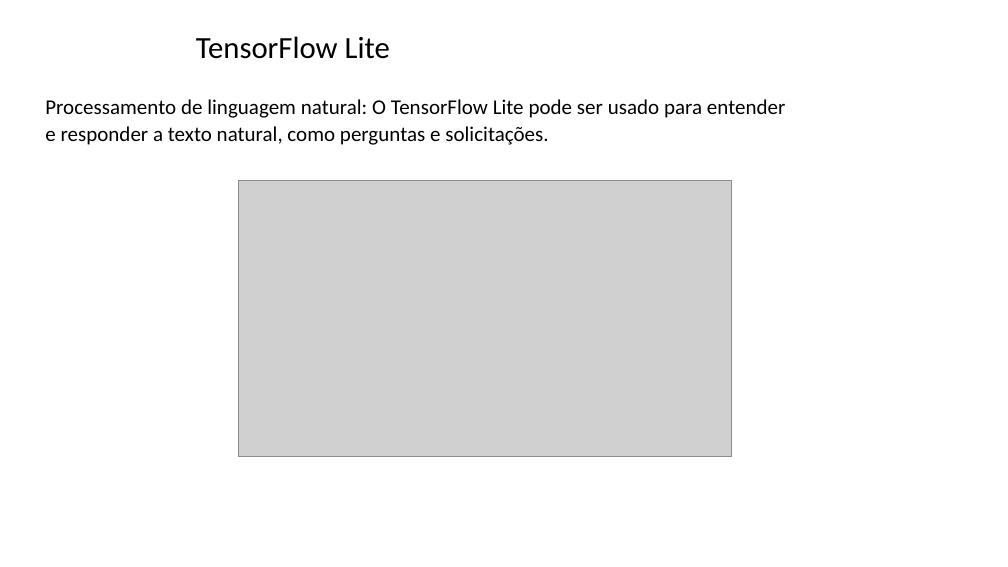
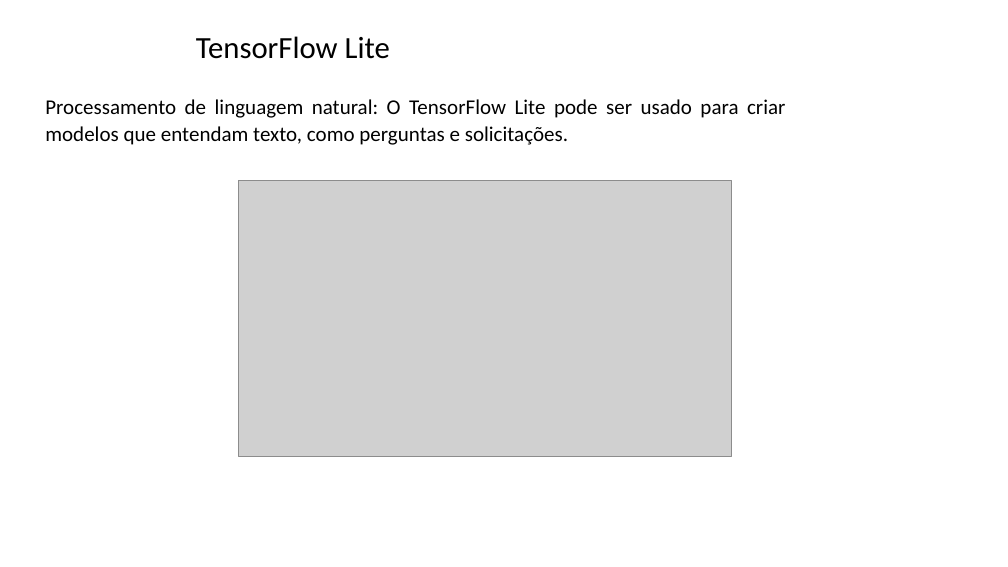
Before and after one commit to zz4fap/tp557-iot-ml, a slide deck: slide 25 of slides/TP557_14_introducao_tensorflowlite.pptx. Drawn at 1008x567 pixels with LibreOffice and Linux fonts; fonts in the diff are those of the drawing; grey boxes stand for pictures; background and template pictures are left out. Boxes give left, top, right and bottom in pixels: in the first picture for what was removed or moved away, otherwise in the second. Text is boxed around its words. In the diff, an @@ line names an element or a change of style, - is before the commit and + after.

```diff
--- a/slides/TP557_14_introducao_tensorflowlite.pptx
+++ b/slides/TP557_14_introducao_tensorflowlite.pptx
@@ text at <box>45,99,785,145</box>: text changed @@
-Processamento de linguagem natural: O TensorFlow Lite pode ser usado para entender e responder a texto natural, como perguntas e solicitações.
+Processamento de linguagem natural: O TensorFlow Lite pode ser usado para criar modelos que entendam texto, como perguntas e solicitações.
```
Also in this commit, not shown: 7 other slides changed.
